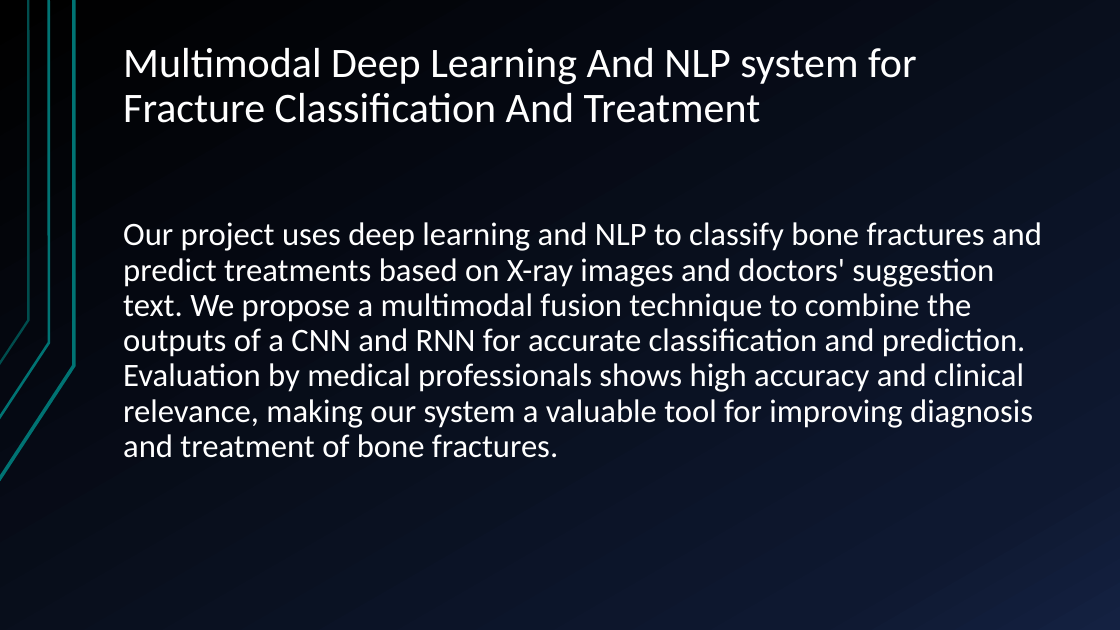
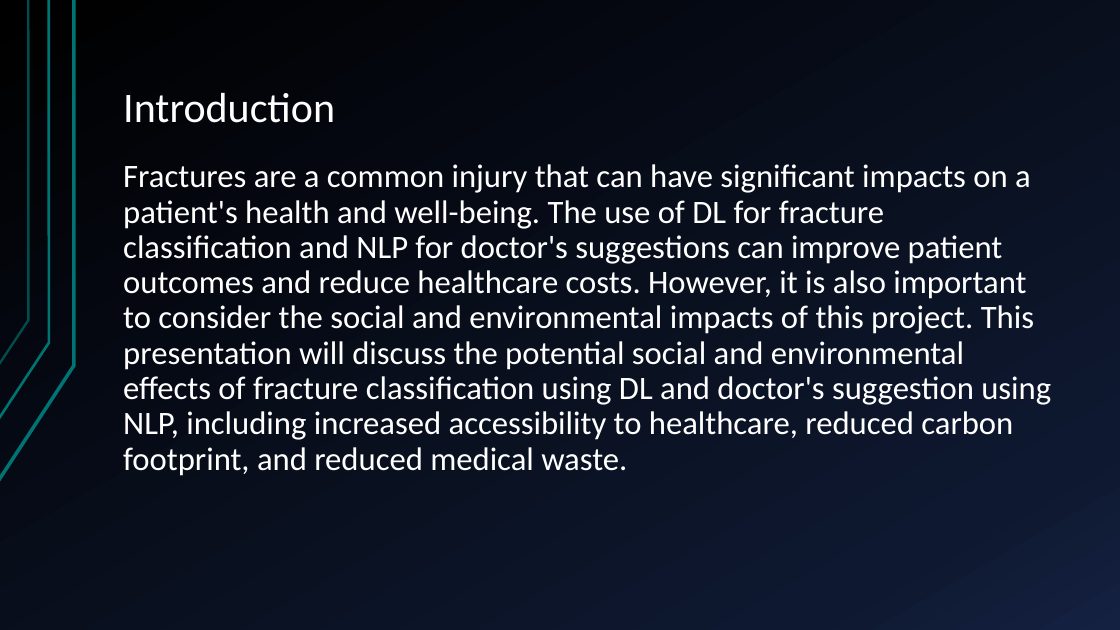
Before and after one commit to mdkhurshidjahan/CSE_499, a slide deck: slide 2 of CSE 499A.pptx. Drawn at 1120x630 pixels with LibreOffice and Linux fonts; fonts in the diff are those of the drawing. Boxes give left, top, right and bottom in pixels: in the first picture for what was removed or moved away, otherwise in the second. Text is boxed around its words. In the diff, an @@ line names an element or a change of style, - is before the commit and + after.

```diff
--- a/CSE 499A.pptx
+++ b/CSE 499A.pptx
@@ title at [123, 93, 335, 123]: text changed @@
-Multimodal Deep Learning And NLP system for Fracture Classification And Treatment
+Introduction
@@ text at [123, 164, 1051, 476]: text changed @@
-Our project uses deep learning and NLP to classify bone fractures and predict treatments based on X-ray images and doctors' suggestion text. We propose a multimodal fusion technique to combine the outputs of a CNN and RNN for accurate classification and prediction. Evaluation by medical professionals shows high accuracy and clinical relevance, making our system a valuable tool for improving diagnosis and treatment of bone fractures.
+Fractures are a common injury that can have significant impacts on a patient's health and well-being. The use of DL for fracture classification and NLP for doctor's suggestions can improve patient outcomes and reduce healthcare costs. However, it is also important to consider the social and environmental impacts of this project. This presentation will discuss the potential social and environmental effects of fracture classification using DL and doctor's suggestion using NLP, including increased accessibility to healthcare, reduced carbon footprint, and reduced medical waste.
```
Also in this commit, not shown: 2 other slides changed, 2 slides added, 1 slide removed, 1 other file.
